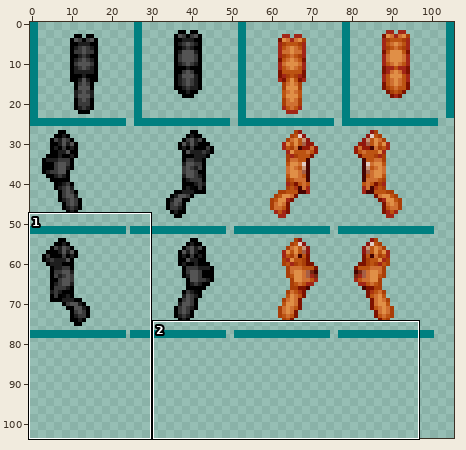
Edited in one commit: sprite sheet (assets/squirrelssprites.png). Above: a wide view before the commit, with the close-up outlined.
Close-up. As it was:
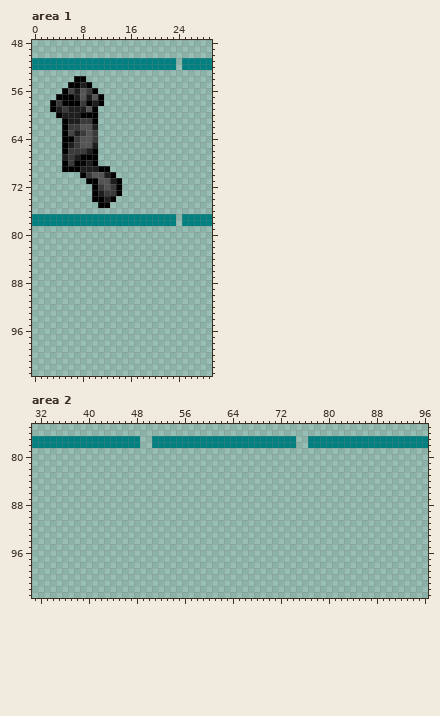
The file is 106x104 pixels. Colours within 5 levels of each other are drawn and written as one. Shown: area 1: x 0..29, y 48..103; area 2: x 31..96, y 75..103. The old version is drawn lined up with the new one.
After:
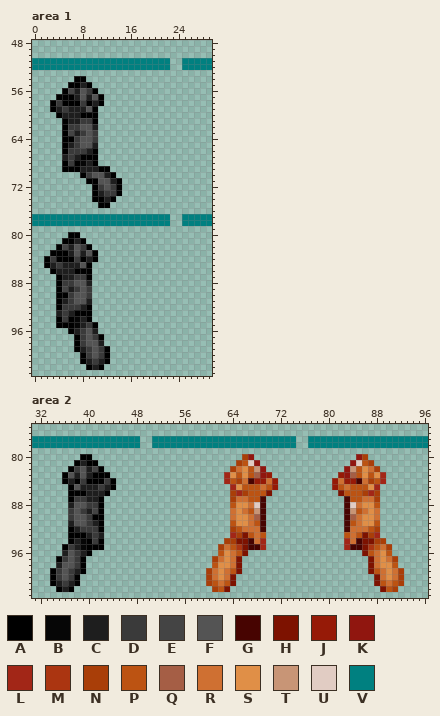
Palette (. is transparent): A #000000  B #060606  C #1e1e1e  D #3a3a3a  E #444444  F #545454  G #470401  H #7d1200  J #961a07  K #90160f  L #a22617  M #ab3511  N #a93e08  P #bc5312  Q #a55e45  R #cf7032  S #e08f47  T #c89576  U #e1ccc3  V #008080
Change:
drawings rearranged on the sheet (the old picture shows each at its new place; 4 dropped ones are not shown)
--- area 1
@@ x 21..25 @@
  50 .....
- 51 VVV.V
- 52 VVV.V
+ 51 VV..V
+ 52 VV..V
  53 .....
@@ x 0..29 @@
  76 ..............................
- 77 VVVVVVVVVVVVVVVVVVVVVVVV.VVVVV
- 78 VVVVVVVVVVVVVVVVVVVVVVVV.VVVVV
+ 77 VVVVVVVVVVVVVVVVVVVVVVV..VVVVV
+ 78 VVVVVVVVVVVVVVVVVVVVVVV..VVVVV
  79 ..............................
- 80 ..............................
- 81 ..............................
- 82 ..............................
- 83 ..............................
- 84 ..............................
- 85 ..............................
- 86 ..............................
- 87 ..............................
- 88 ..............................
- 89 ..............................
- 90 ..............................
- 91 ..............................
- 92 ..............................
- 93 ..............................
- 94 ..............................
- 95 ..............................
- 96 ..............................
- 97 ..............................
- 98 ..............................
- 99 ..............................
-100 ..............................
-101 ..............................
-102 ..............................
+ 80 ......AA......................
+ 81 .....AACA.....................
+ 82 ....AECFDA....................
+ 83 ...AAACFCFA...................
+ 84 ..ADAAADACA...................
+ 85 ..ACDCCCFA....................
+ 86 ...ACCCAAA....................
+ 87 ....ACCDDA....................
+ 88 ....ADDFFC....................
+ 89 ....AECDFD....................
+ 90 ....AADFFD....................
+ 91 ....ACDFFC....................
+ 92 ....ADDDCA....................
+ 93 ....CDCAAA....................
+ 94 ....ADABCA....................
+ 95 ....AAABCDA...................
+ 96 ......ACDFC...................
+ 97 .......ADFDA..................
+ 98 .......ADFFC..................
+ 99 .......ACDFDA.................
+100 ........ADFDA.................
+101 ........ACDCA.................
+102 .........ACA..................
 103 ..............................
--- area 2
@@ x 31..96 @@
  79 ..................................................................
- 80 ..................................................................
- 81 ..................................................................
- 82 ..................................................................
- 83 ..................................................................
- 84 ..................................................................
- 85 ..................................................................
- 86 ..................................................................
- 87 ..................................................................
- 88 ..................................................................
- 89 ..................................................................
- 90 ..................................................................
- 91 ..................................................................
- 92 ..................................................................
- 93 ..................................................................
- 94 ..................................................................
- 95 ..................................................................
- 96 ..................................................................
- 97 ..................................................................
- 98 ..................................................................
- 99 ..................................................................
-100 ..................................................................
-101 ..................................................................
-102 ..................................................................
+ 80 ........AA.........................NK.................KN..........
+ 81 .......ACAA.......................NPUK...............KUPN.........
+ 82 ......ADFCEA.....................NRSPTK.............KTPSRN........
+ 83 .....AFCFCAAA...................LSPSPQKJ...........JKQPSPSL.......
+ 84 .....ACADAAADA..................LPNRGJJRJ.........JRJJGRNPL.......
+ 85 ......AFCCCDCA...................LSPPPRPJ.........JPRPPPSL........
+ 86 ......AAACCCA....................NLNPPPH...........HPPPNLN........
+ 87 ......ADDCCA.....................NRRPPG.............GPPRRN........
+ 88 ......CFFDDA.....................PSSRUG.............GURSSP........
+ 89 ......DFDCEA.....................RSRPTG.............GTPRSR........
+ 90 ......DFFDAA.....................RSSRQG.............GQRSSR........
+ 91 ......CFFDCA.....................PSSRPG.............GPRSSP........
+ 92 ......ACDDDA.....................NPRRRG.............GRRRPN........
+ 93 ......AAACDC.....................LNHPRP.............PRPHNL........
+ 94 ......ACBADA....................NNHHGRL.............LRGHHNN.......
+ 95 .....ADCBAAA...................NRPMHGGL.............LGGHMPRN......
+ 96 .....CFDCA.....................PSRPH...................HPRSP......
+ 97 ....ADFDA.....................NRSRH.....................HRSRN.....
+ 98 ....CFFDA.....................PSSRH.....................HRSSP.....
+ 99 ...ADFDCA....................NRSRPH.....................HPRSRN....
+100 ...ADFDA.....................NRSRH.......................HRSRN....
+101 ...ACDCA.....................NPRPH.......................HPRPN....
+102 ....ACA.......................NPH.........................HPN.....
 103 ..................................................................
Pixel boxes of the changes (left, top, right, bottom) in both close-ups:
erased: (170, 58, 176, 70)
erased: (170, 214, 176, 226)
added: (44, 232, 110, 370)
added: (50, 454, 116, 592)
added: (206, 454, 278, 592)
added: (332, 454, 404, 592)
